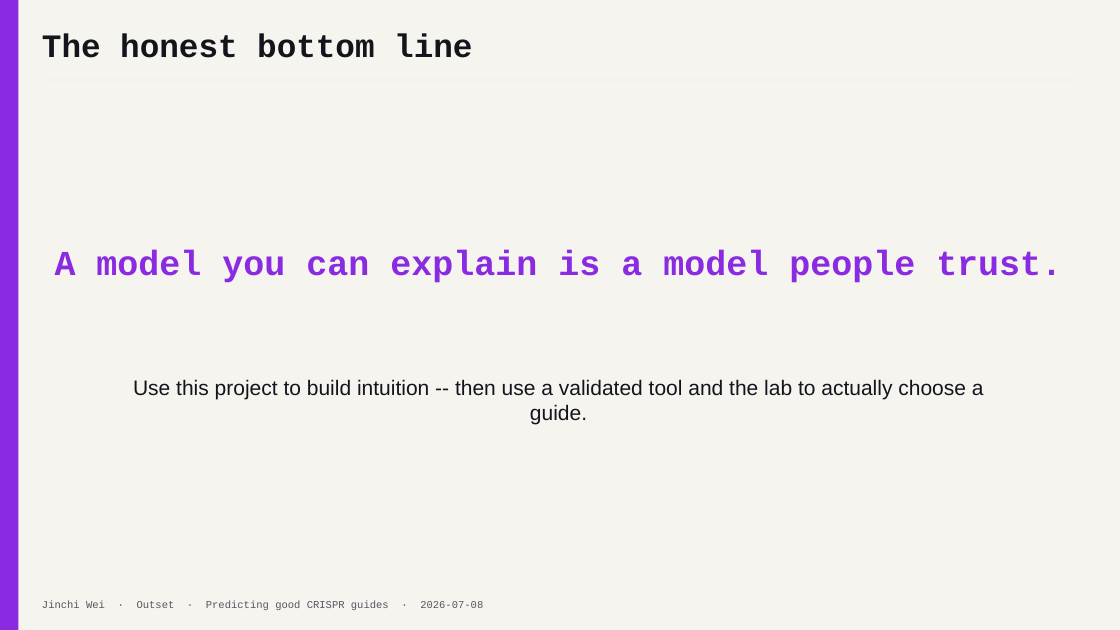
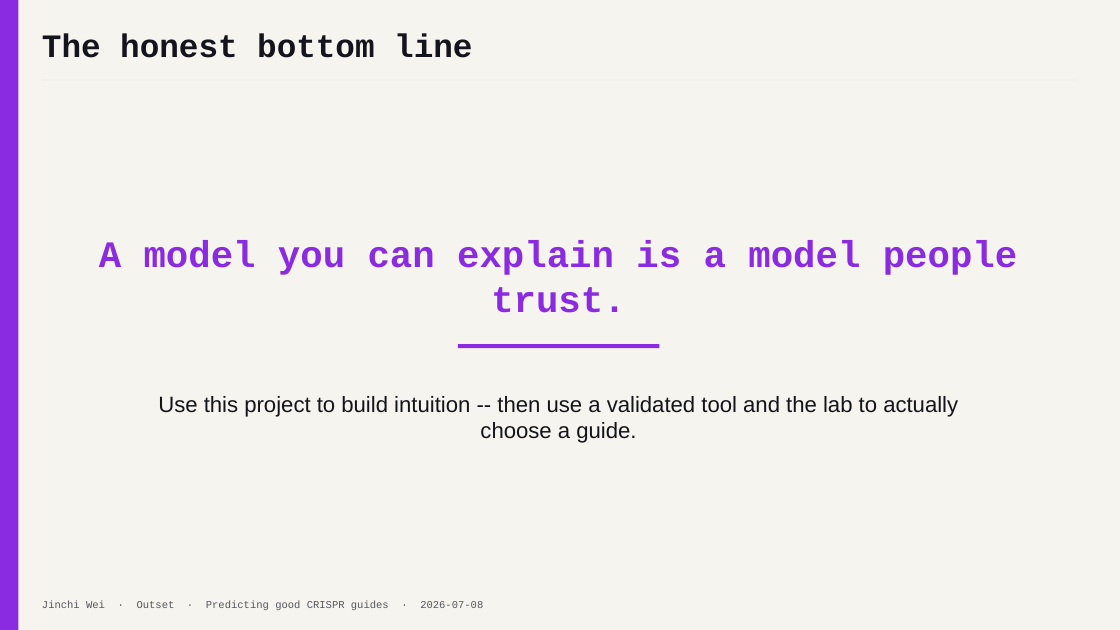
Before and after one commit to jinchiwei/outset-ai-healthcare, a slide deck: slide 17 of solutions/g1_crispr/slides/g1_crispr.pptx. Drawn at 1120x630 pixels with LibreOffice and Linux fonts; fonts in the diff are those of the drawing. Boxes give left, top, right and bottom in pixels: in the first picture for what was removed or moved away, otherwise in the second. Text is boxed around its words. In the diff, an @@ line names an element or a change of style, - is before the commit and + after.

```diff
--- a/solutions/g1_crispr/slides/g1_crispr.pptx
+++ b/solutions/g1_crispr/slides/g1_crispr.pptx
@@ text "A model you can explain ...": place and size @@
-text "A model you can explain ..." at (55,250,1062,283)
+text "A model you can explain ..." at (99,241,1017,313)
@@ text "A model you can explain ..." at (99,241,1017,313): size 30 to 32 pt @@
@@ rectangle added at (458,344,660,349), fill #8A2BE2 @@
@@ text "Use this project to build ...": place and size @@
-text "Use this project to build ..." at (133,379,984,424)
+text "Use this project to build ..." at (158,396,958,443)
@@ text "Use this project to build ..." at (158,396,958,443): size 18 to 19 pt @@
```
Also in this commit, not shown: 6 other slides changed, 3 other files.
